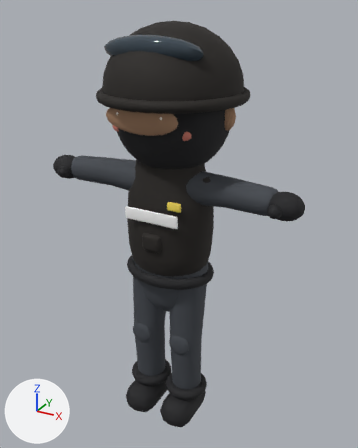
The glTF model game/assets/soldier/MiniSwat.glb: old version first, new version second.
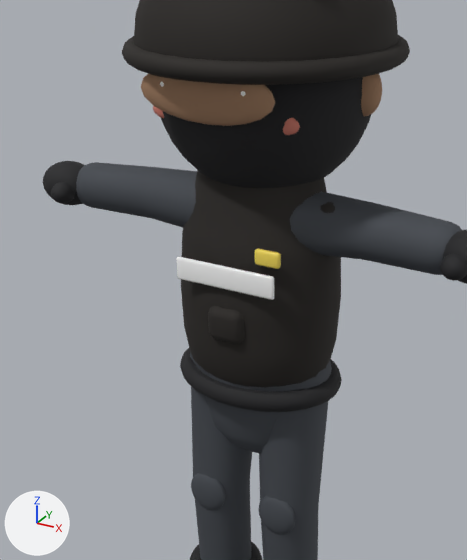
Each version appears first whole from a 50 mm camera at (1.21, -2.14, 2.25) aimed at (0.01, 0.04, 1.16), and next in a close-up on the part from 8% to 79% of the width and 15% to 82% of the height. Lighting does not change. The marker at lower left points along +X, +Y and +Z. The older version's two pictures come first. Where no turn or scale is listed for an object, it has been applied to the vertices. Vertices at exactly the same position are counted once.

Objects in the first close-up: 'Gear_Helmet', 'Mini_Body'.
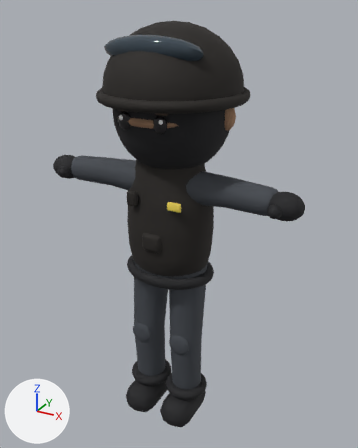
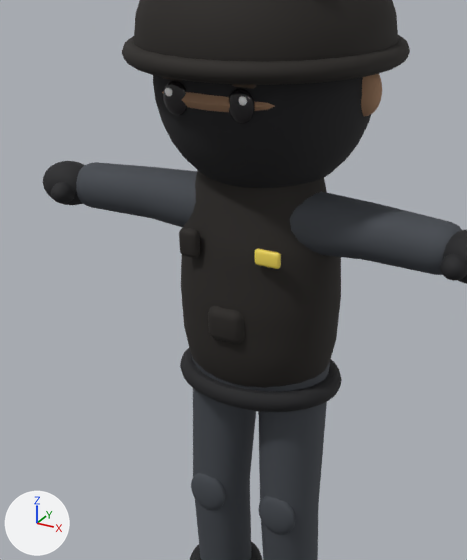
Changed parts and their boxes [x1, y1, x2, y2] in the close-ups (467 x 560 px; the box of a moved part takes in the faces that stretch with it):
part 1 of me_gear_helmet, added: after [238, 96, 247, 106]
part 2 of me_gear_helmet, added: after [165, 87, 172, 96]
part 3 of me_gear_helmet, added (brown): after [162, 91, 275, 112]
part 4 of me_gear_helmet, added: after [232, 84, 256, 89]
part 5 of me_gear_helmet, moved or reshaped: before [141, 74, 275, 126]; after [164, 81, 255, 124]
part 6 of me_mini_body, deleted (mostly hidden): before [153, 106, 300, 135]
part 7 of me_mini_body, moved or reshaped: before [176, 196, 336, 482]; after [179, 196, 336, 483]

The edits, one by one:
me_gear_helmet is used by ob_gear_helmet; location (0.0, 0.0, 0.0).
me_gear_helmet had 2173 vertices, 4292 faces and spanned x -0.368..0.368, y -0.379..0.379, z 1.48..2.19.
me_gear_helmet now has 2350 vertices, 4596 faces and spans x -0.368..0.368, y -0.379..0.379, z 1.48..2.19.
me_gear_helmet part 1: a new loose piece, a UV sphere (18 segments, 10 rings, poles along z) spanning x 0.093..0.115, y -0.304..-0.294, z 1.78..1.802, in mat_eyewhite (white #f9f9f9).
me_gear_helmet part 2: a new loose piece, a UV sphere (18 segments, 10 rings, poles along z) spanning x -0.115..-0.093, y -0.304..-0.294, z 1.78..1.802, in mat_eyewhite (white #f9f9f9).
me_gear_helmet part 3: a new loose piece of 149 vertices spanning x -0.255..0.255, y -0.307..-0.1, z 1.716..1.834, in mat_skin (brown #ad896c).
me_gear_helmet part 4: a new loose piece of 96 vertices spanning x 0.07..0.13, y -0.291..-0.277, z 1.819..1.831, in mat_brow (brown #453527).
me_gear_helmet part 5: 490 vertices removed from x -0.187..0.187, y -0.317..-0.273, z 1.723..1.867; 326 vertices added at x -0.127..0.127, y -0.3..-0.272, z 1.733..1.817.
Other edits to the shape of me_gear_helmet do not show in these pictures.
me_gear_helmet gains material mat_brow (brown #453527).
me_mini_body is used by ob_mini_body; location (0.0, 0.0, 0.0).
me_mini_body had 8820 vertices, 17288 faces and spanned x -0.71..0.71, y -0.31..0.26, z 0.0..2.1.
me_mini_body now has 7090 vertices, 13872 faces and spans x -0.71..0.71, y -0.29..0.26, z 0.0..2.1.
me_mini_body part 6: 11 loose pieces with 1668 vertices, spanning x -0.21..0.21, y -0.31..-0.21, z 1.7..1.88, are deleted.
me_mini_body part 7: 391 vertices moved from x -0.22..0.23, y -0.22..0.09, z 0.68..1.5 to x -0.22..0.23, y -0.22..0.08, z 0.68..1.5; 449 vertices removed from x -0.22..0.27, y -0.24..0.08, z 0.66..1.51; 307 vertices added at x -0.22..0.22, y -0.23..0.05, z 0.66..1.41.
Other edits to the shape of me_mini_body do not show in these pictures.
me_mini_body no longer uses material mat_eye (black #1d191d).
me_mini_body no longer uses material mat_brow (brown #453527).
me_mini_body no longer uses material mat_cheek (pink #ce7c6c).
